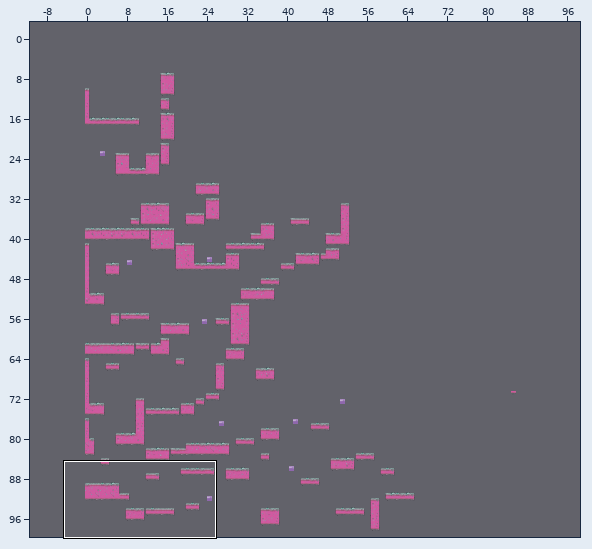
Two states of a Tiled map, res/maps/map-a1.tmx. Above: a wide view before the commit, with the close-up outlined.
Close-up. Old version:
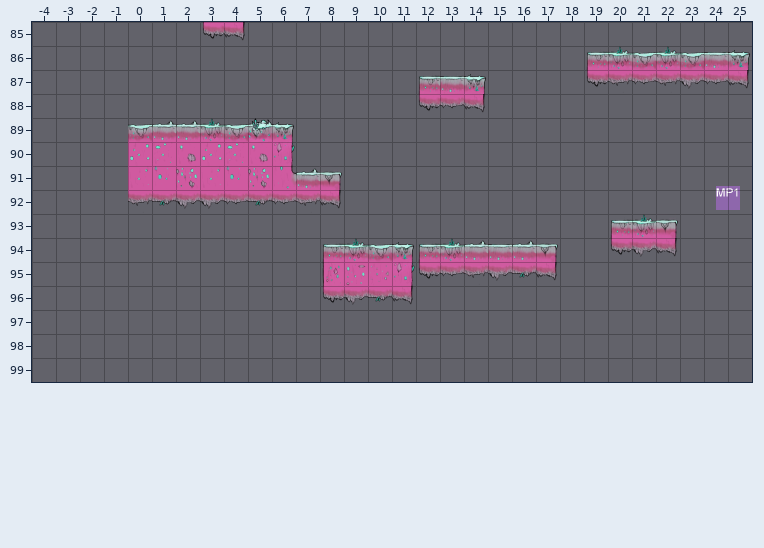
Cells are 64x64 px. Shown: x -4..25, y 85..99. The commit also changed other parts of the map, which this record leaves out.
After the commit:
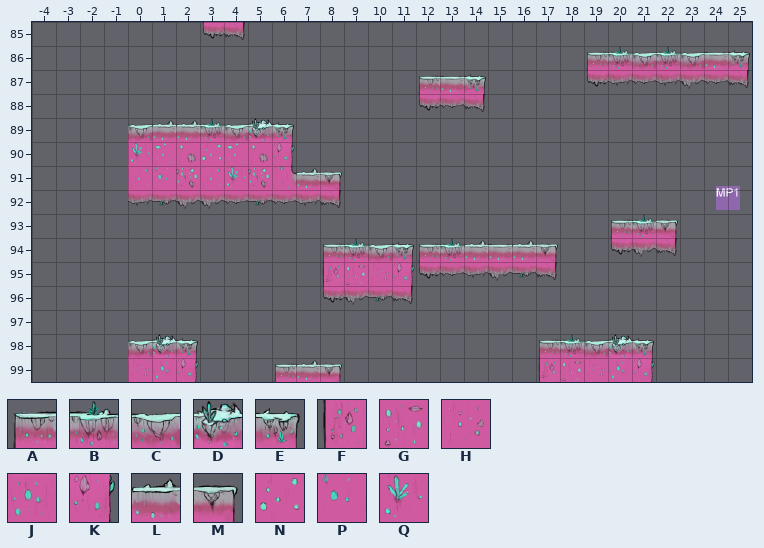
Key: from "tiledmap_final": A 6, B 7, C 8, D 9, E 10, F 31, G 32, H 33, J 34, K 35, L 61, M 62, N 82, P 108, Q 158.
_ is an empty cell.
Change:
Layer "main":
y 90: x 0 N -> Q
y 91: x 4 P -> Q
y 98: x 0..2 ___ -> CDE; x 17..21 _____ -> ABCDE
y 99: x 0..2 ___ -> HJK; x 6..8 ___ -> ALM; x 17..21 _____ -> FGHJK
